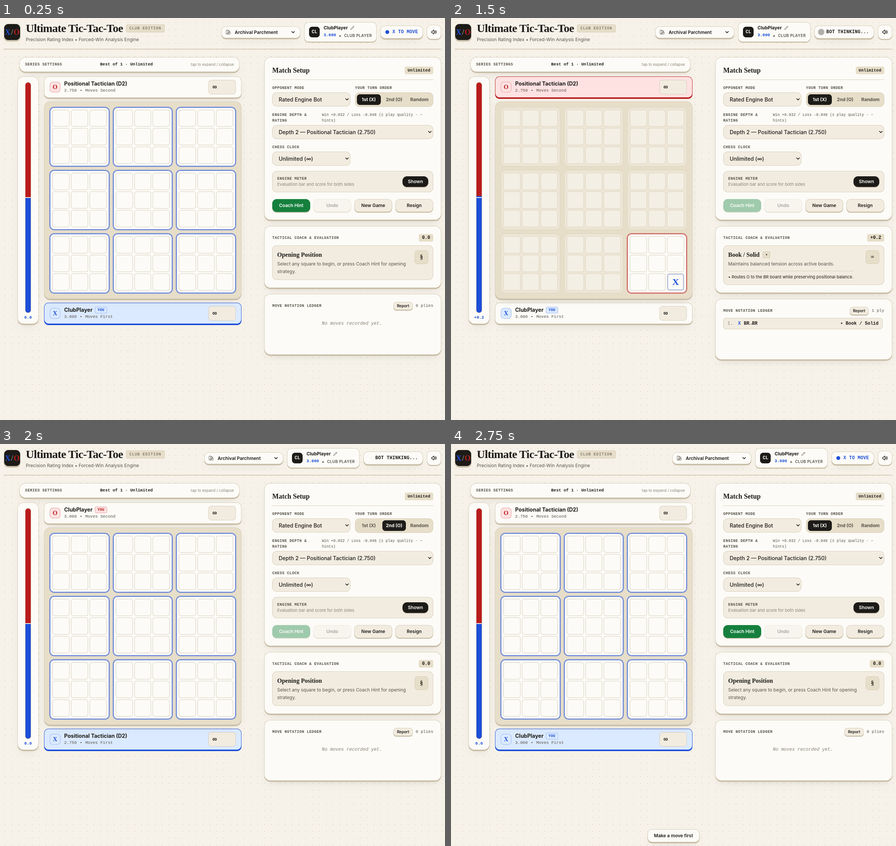
Above: before the commit, frames 1-4 (two rows, left to right).
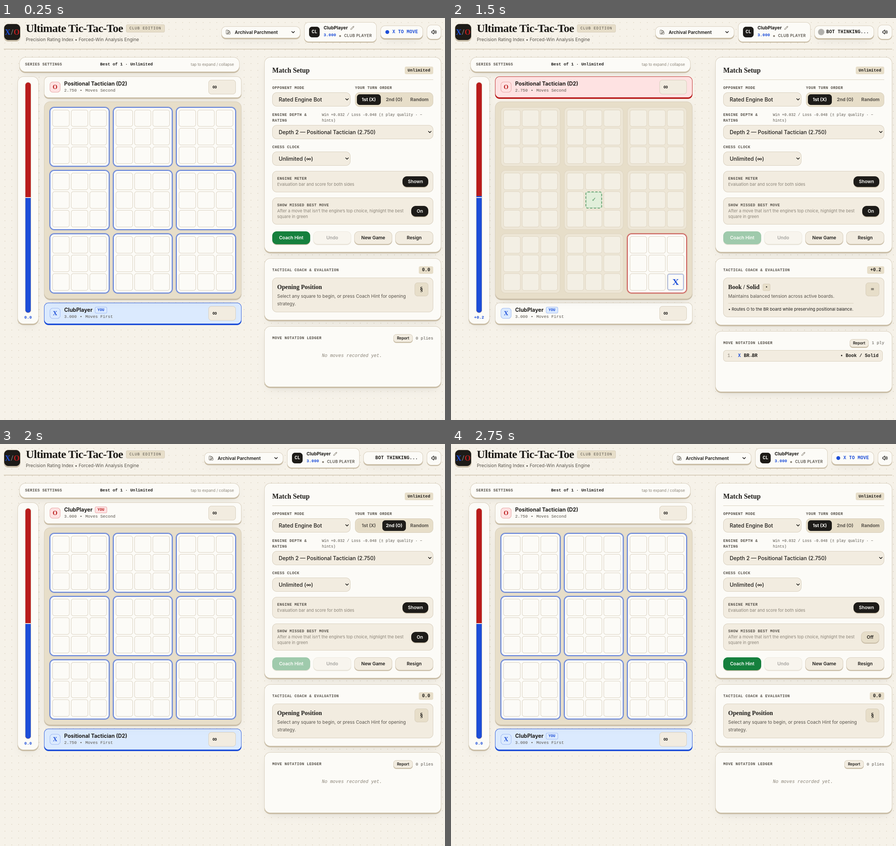
Above: after the commit, the same moments.

Repository: xuwilliam00-alt/game-hub
Game: browser game, page index.html
The game is run twice, just before and just after one commit, with the same random seed, the same clock (stepped at 60 frames per second) and the same inputs.
Inputs (mouse positions are in pixels of both pictures, inside the frame that each line leads up to):
- Up to frame 1 (0.25 s): no input
- Up to frame 2 (1.5 s): click "New Game" at 0.27 s; click (677, 283) at 1.27 s
- Up to frame 3 (2 s): click "2nd (O)" at 1.87 s
- Up to frame 4 (2.75 s): click (869, 636) at 2.02 s, where only the run after the commit has a clickable "On"; click "1st (X)" at 2.47 s

The runs differ from the first frame. In frame 1, 3.4% of the frame differs, in the area x 59-100%, y 44-93%; in frame 2, 3.7%, in the area x 30-100%, y 43-94%; in frame 3, 3.4%; in frame 4, 3.5%.

Commit message:
Update index.html

Diff:
--- a/index.html
+++ b/index.html
@@ -264,6 +264,13 @@
         .hint-cell {
             background-color: var(--coach-bg) !important;
             border: 2px solid var(--coach-color) !important;
+            box-shadow: inset 0 0 0 1px var(--coach-border);
+        }
+
+        /* Missed best move (shown after you play something else) */
+        .missed-best-cell {
+            background-color: var(--coach-bg) !important;
+            border: 2px dashed var(--coach-color) !important;
             box-shadow: inset 0 0 0 1px var(--coach-border);
         }
 
@@ -708,6 +715,15 @@
                         <span class="block text-[11px] text-theme-muted leading-snug">Evaluation bar and score for both sides</span>
                     </div>
                     <button id="meter-toggle" type="button" role="switch" aria-checked="true" onclick="toggleEngineMeter()" class="tactile-btn theme-primary-btn px-3.5 py-1.5 rounded-xl text-xs font-semibold shrink-0">Shown</button>
+                </div>
+
+                <!-- Missed Best Move Toggle -->
+                <div class="flex items-center justify-between gap-3 p-3 rounded-xl surface-sub border">
+                    <div>
+                        <span class="block font-mono text-[10px] font-bold uppercase tracking-wider text-theme-secondary">Show Missed Best Move</span>
+                        <span class="block text-[11px] text-theme-muted leading-snug">After a move that isn&rsquo;t the engine&rsquo;s top choice, highlight the best square in green</span>
+                    </div>
+                    <button id="missed-best-toggle" type="button" role="switch" aria-checked="true" onclick="toggleMissedBest()" class="tactile-btn theme-primary-btn px-3.5 py-1.5 rounded-xl text-xs font-semibold shrink-0">On</button>
                 </div>
 
                 <!-- Online Multiplayer Lobby -->
@@ -2225,6 +2241,38 @@
                 (engineMeterVisible ? 'theme-primary-btn' : 'surface-muted border text-theme-primary');
         }
 
+        // --- Missed best move highlight (green square when you play something else) ---
+        const MISSED_BEST_STORAGE_KEY = 'uttt_missed_best_v1';
+        let missedBestEnabled = true;
+        let missedBestCoords = null; // { mr, mc, sr, sc, player }
+
+        function initMissedBest() {
+            try { missedBestEnabled = localStorage.getItem(MISSED_BEST_STORAGE_KEY) !== 'off'; } catch (e) {}
+            applyMissedBestUI();
+        }
+
+        function toggleMissedBest() {
+            missedBestEnabled = !missedBestEnabled;
+            try { localStorage.setItem(MISSED_BEST_STORAGE_KEY, missedBestEnabled ? 'on' : 'off'); } catch (e) {}
+            applyMissedBestUI();
+            updateUI();
+        }
+
+        function applyMissedBestUI() {
+            const btn = document.getElementById('missed-best-toggle');
+            if (!btn) return;
+            btn.textContent = missedBestEnabled ? 'On' : 'Off';
+            btn.setAttribute('aria-checked', String(missedBestEnabled));
+            btn.className = 'tactile-btn px-3.5 py-1.5 rounded-xl text-xs font-semibold shrink-0 ' +
+                (missedBestEnabled ? 'theme-primary-btn' : 'surface-muted border text-theme-primary');
+        }
+
+        function isMissedBestCell(mr, mc, sr, sc) {
+            const m = missedBestCoords;
+            return !!m && missedBestEnabled && !spectatorMode && !coachBlockedOnline() &&
+                m.mr === mr && m.mc === mc && m.sr === sr && m.sc === sc;
+        }
+
         // --- Game Initialization & Reset ---
         function initGame() {
             if (aiTimerId) {
@@ -2247,6 +2295,7 @@
             moveHistory = [];
             isAiThinking = false;
             hintCellCoords = null;
+            missedBestCoords = null;
             transpositionTable.clear();
             activeBotOpening = BOT_OPENINGS[Math.floor(Math.random() * BOT_OPENINGS.length)];
 
@@ -3409,6 +3458,15 @@
             );
             applyBestMoveFlag(quality, analysisBefore, analysisAfter, { mr, mc, sr, sc }, playerMakingMove, winner === playerMakingMove);
 
+            // Keep the green marker until the same player moves again (so a quick bot reply doesn't wipe it)
+            const mbMode = document.getElementById('game-mode').value;
+            if (missedBestCoords && (mbMode === 'pvp' || missedBestCoords.player === playerMakingMove)) missedBestCoords = null;
+            const mbIsMine = mbMode === 'pvp' ||
+                (mbMode === 'ai' && playerMakingMove === humanSideActual) ||
+                (mbMode === 'online' && !spectatorMode && playerMakingMove === myOnlineRole);
+            const mbBest = analysisBefore && analysisBefore.bestMove;
+            if (mbIsMine && !quality.isBest && mbBest) missedBestCoords = { ...mbBest, player: playerMakingMove };
+
             playMoveSound(playerMakingMove, wonSubBoard, winner === playerMakingMove, Boolean(analysisAfter.mateIn));
 
             moveHistory.push({
@@ -3451,6 +3509,7 @@
         function performLocalUndo() {
             if (moveHistory.length === 0) return;
             clearHint();
+            missedBestCoords = null;
             const mode = document.getElementById('game-mode').value;
             let steps = (mode === 'ai' && currentPlayer === humanSideActual && moveHistory.length >= 2) ? 2 : 1;
 
@@ -3809,8 +3868,13 @@
                             cellBtn.className = 'cell-btn rounded-md flex items-center justify-center font-serif text-lg sm:text-2xl font-bold focus:outline-none';
                             cellBtn.style.boxShadow = '';
 
+                            const isMissed = val === 0 && isMissedBestCell(mr, mc, sr, sc);
+                            cellBtn.title = isMissed ? 'Best move was here' : '';
+
                             if (isHint && val === 0) {
                                 cellBtn.classList.add('hint-cell');
+                            } else if (isMissed) {
+                                cellBtn.classList.add('missed-best-cell');
                             } else if (isLast) {
                                 cellBtn.style.boxShadow = `inset 0 0 0 2px ${val === 1 ? 'var(--x-border)' : 'var(--o-border)'}`;
                             }
@@ -3821,6 +3885,8 @@
                                 cellBtn.innerHTML = `<span class="text-o animate-stamp">O</span>`;
                             } else if (isHint) {
                                 cellBtn.innerHTML = `<span class="text-coach font-mono text-xs font-bold">&bull;</span>`;
+                            } else if (isMissed) {
+                                cellBtn.innerHTML = `<span class="text-coach font-mono text-sm font-bold">&#10003;</span>`;
                             } else {
                                 cellBtn.innerHTML = '';
                             }
@@ -4051,6 +4117,7 @@
         window.addEventListener('DOMContentLoaded', () => {
             initTheme();
             initEngineMeter();
+            initMissedBest();
             updateProfileHeaderUI();
             updateExpectedEloPreview();
             updateSideButtonsUI();
